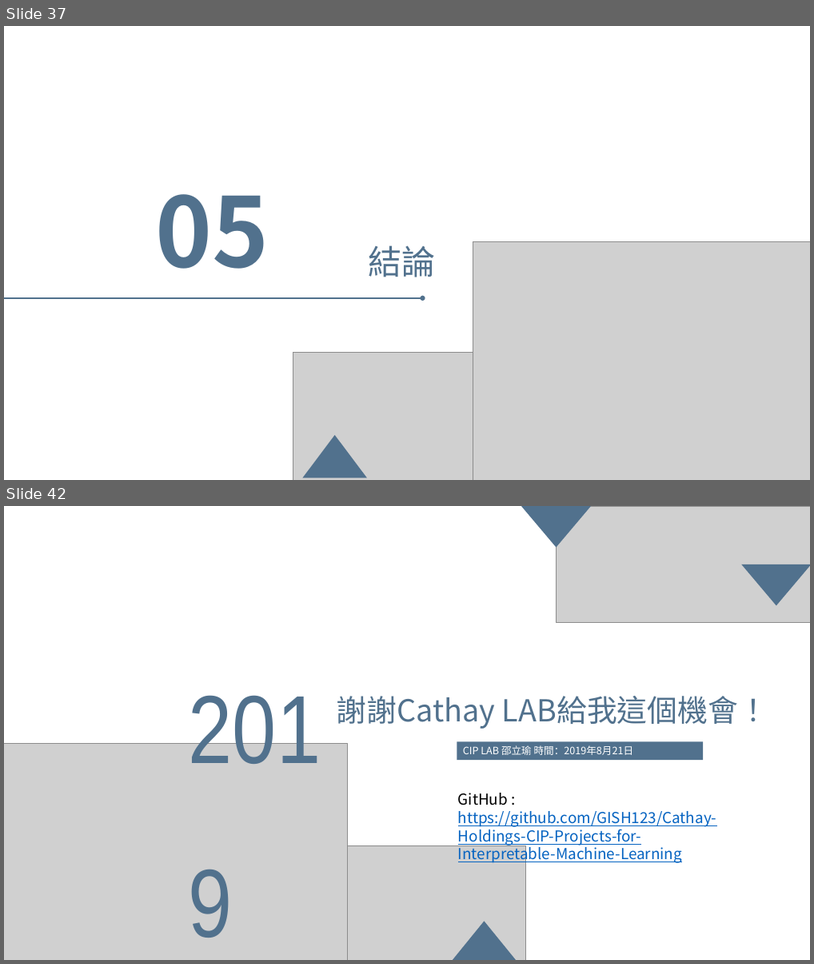
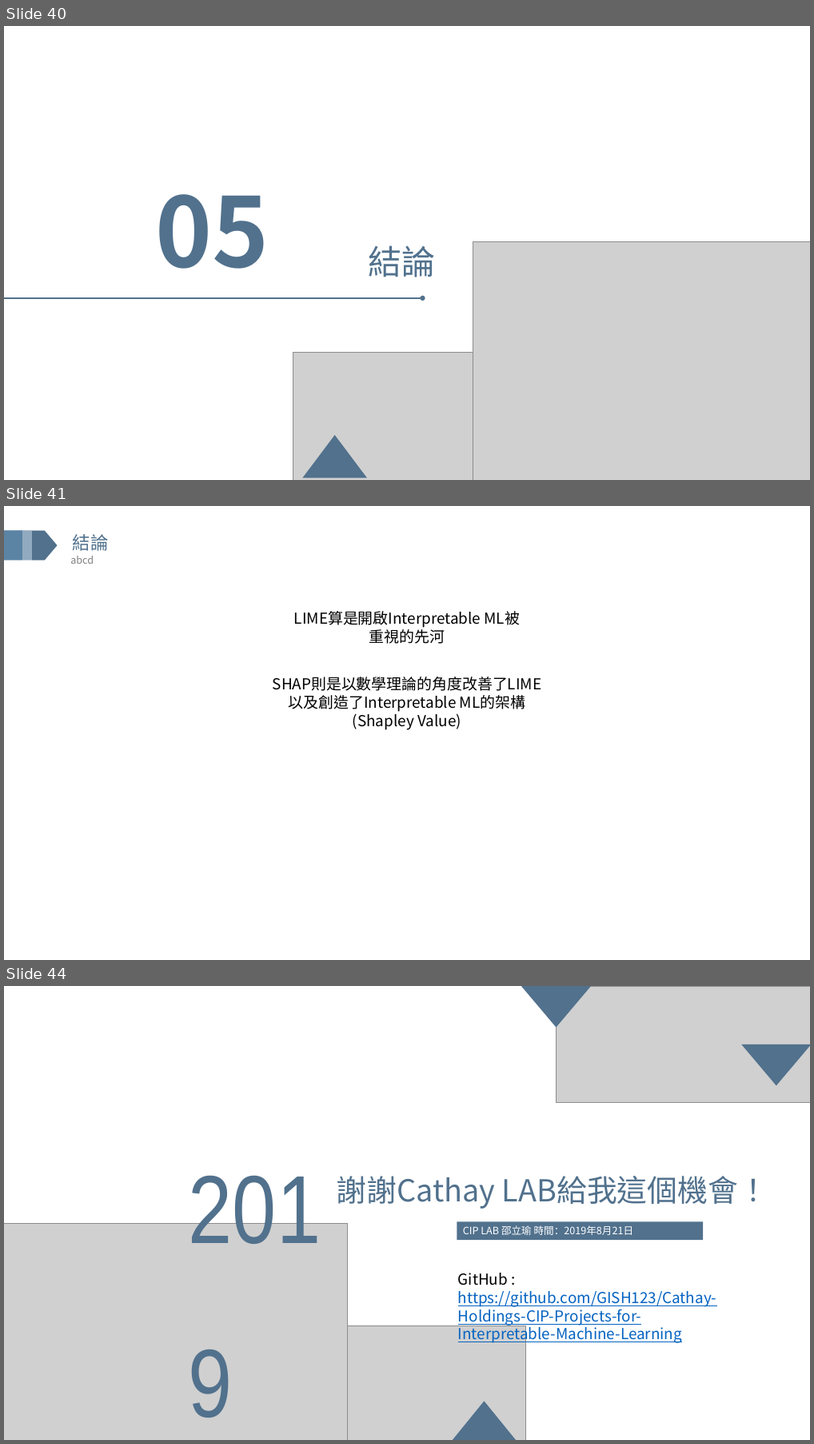
Before and after one commit to GISH123/Cathay-Holdings-CIP-Projects-for-Interpretable-Machine-Learning, a slide deck: IML(version 1,detailed).pptx. Shown one above the other, each under a label of ours: slides 37 and 42 before the commit, slides 40, 41 and 44 after it; the slides between them are not shown. The pictures are 814x964 and 814x1444 pixels, drawn with LibreOffice and Linux fonts; fonts in the diff are those of the drawing; grey boxes stand for pictures. Boxes give left, top, right and bottom in pixels: in the first picture for what was removed or moved away, otherwise in the second. Text is boxed around its words. In the diff, an @@ line names an element or a change of style, - is before the commit and + after.

```diff
--- a/IML(version 1,detailed).pptx
+++ b/IML(version 1,detailed).pptx
@@ slide 41 added at bbox=[4, 506, 810, 960], background #FFFFFF @@
@@ rectangle added at bbox=[4, 530, 22, 560], fill #5B83A4 @@
@@ rectangle added at bbox=[22, 530, 33, 560], fill #91AAC0 @@
@@ pentagon arrow added at bbox=[32, 531, 58, 560], fill #51718D @@
@@ text added at bbox=[73, 534, 109, 551], 21.3 pt, text #51718D @@
+結論
@@ text added at bbox=[70, 556, 94, 564], 12 pt, text #808080 @@
+abcd
@@ text added at bbox=[294, 611, 481, 628], 18 pt, text #000000 @@
+LIME算是開啟Interpretable ML被重視的先河
@@ text added at bbox=[273, 676, 542, 730], 18 pt, text #000000 @@
+SHAP則是以數學理論的角度改善了LIME
+以及創造了Interpretable ML的架構(Shapley Value)
@@ what was slide 37 is now slide 40 @@
@@ what was slide 42 is now slide 44 @@
```
Also in this commit, not shown: 5 slides changed, 6 other slides added, 5 slides removed.
